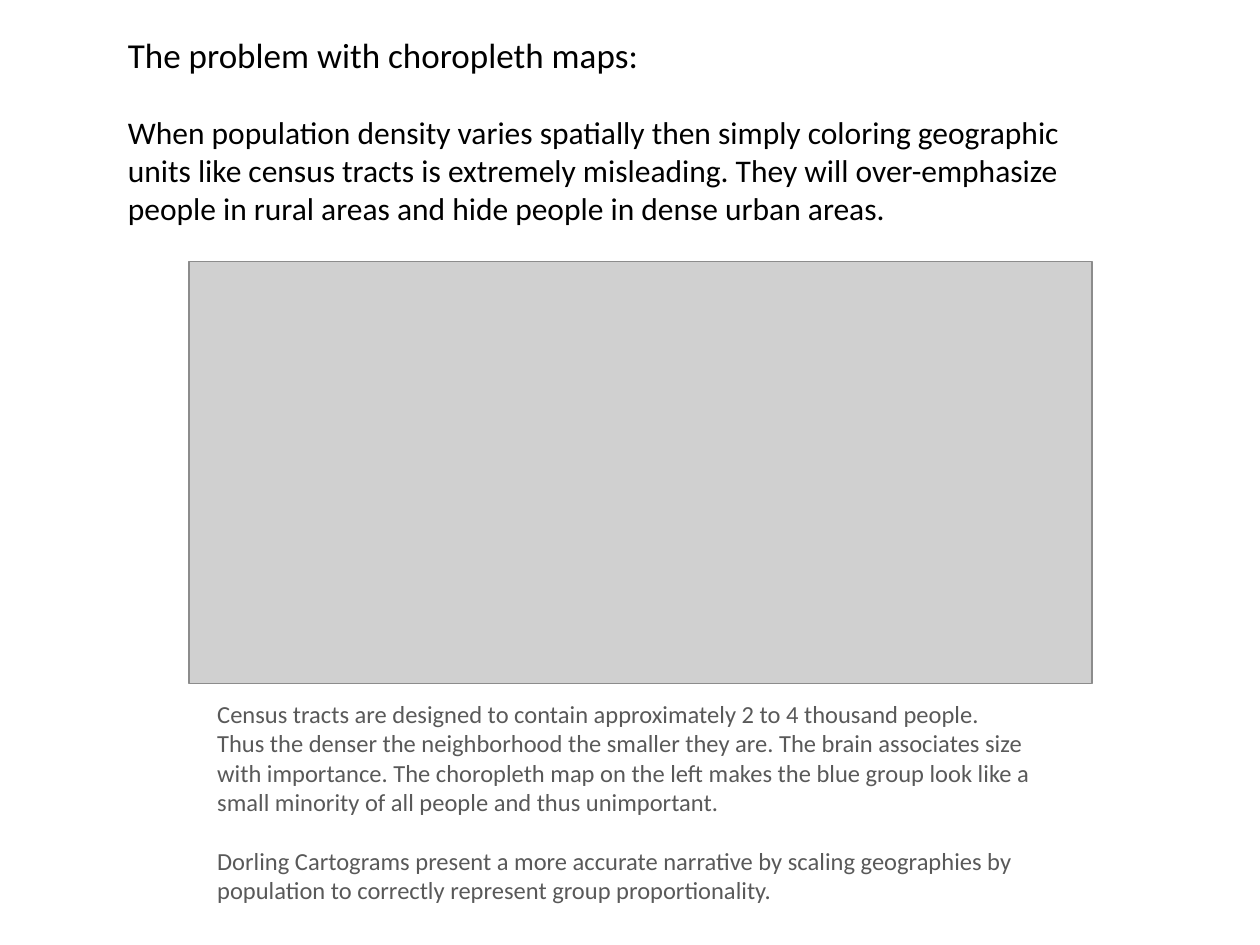
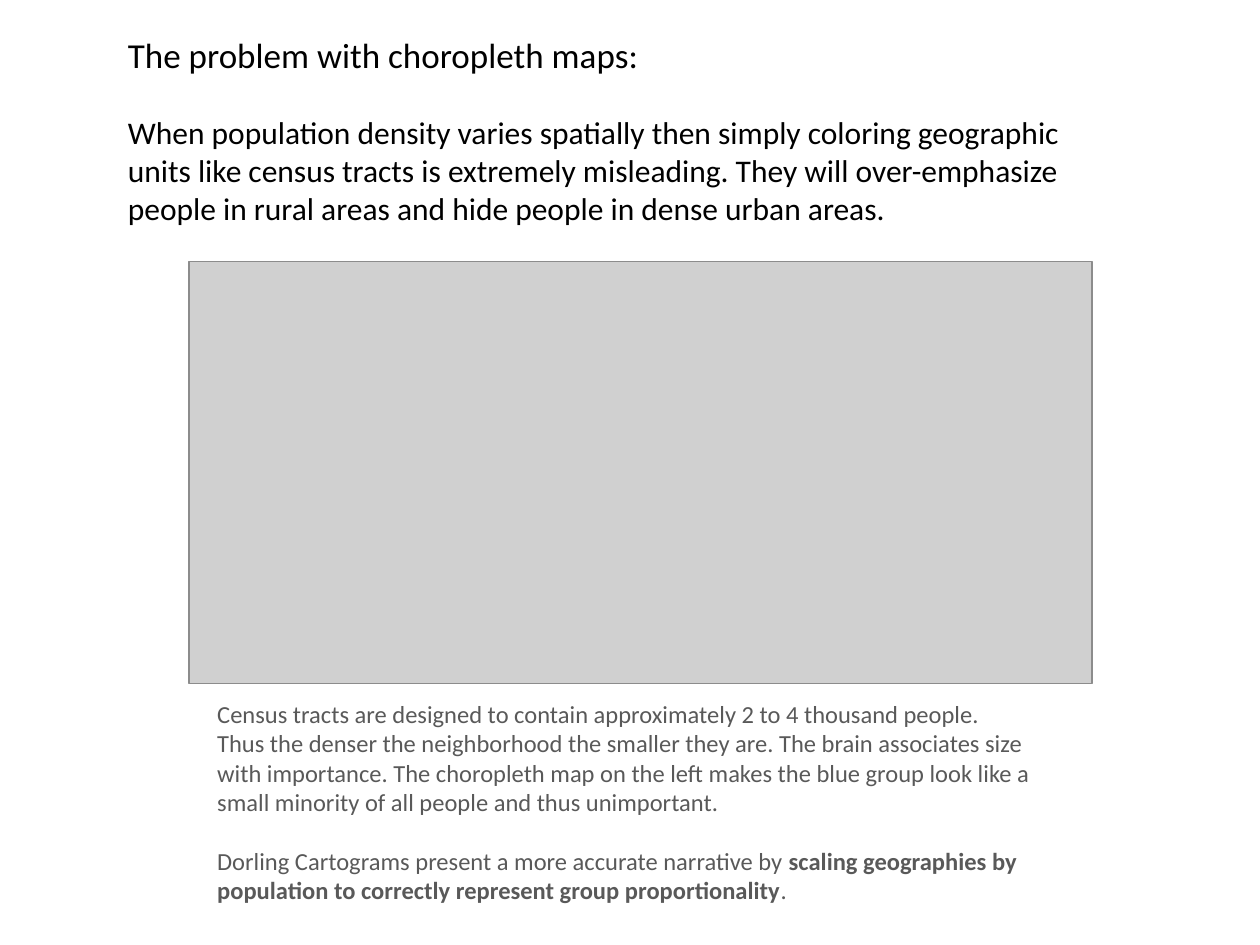
Before and after one commit to DS4PS/cpp-529-fall-2020, a slide deck: slide 8 of lectures/p-05-visual-narrative.pptx (slide 7 before the commit). Drawn at 1260x945 pixels with LibreOffice and Linux fonts; fonts in the diff are those of the drawing; grey boxes stand for pictures. Boxes give left, top, right and bottom in pixels: in the first picture for what was removed or moved away, otherwise in the second. Text is boxed around its words. In the diff, an @@ line names an element or a change of style, - is before the commit and + after.

Commit message:
update visual narrative slides

```diff
--- a/lectures/p-05-visual-narrative.pptx
+++ b/lectures/p-05-visual-narrative.pptx
@@ text "Census tracts are designed to ..." at [217,706,1029,903]: bold on in "scaling geographies by population to correctly represent ..." @@
```
Also in this commit, not shown: 2 other slides changed, 13 slides added, 2 slides removed, 1 other file.
